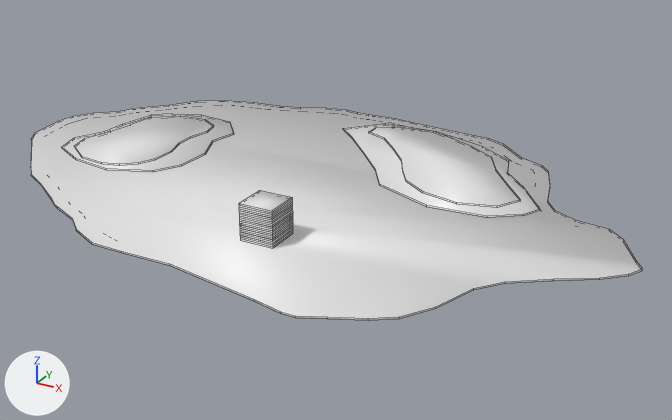
Two versions of the Blender file assets/islands/island1.blend, one commit apart.
Before and after are seen from a camera (50 mm lens) standing at (27.4, -45.7, 21.0) and looking at (2.5, -0.5, -1.7). Lighting does not change. The marker at lower left points along +X, +Y and +Z. Mesh edges are drawn as thin lines.

Objects in the first picture: 'path176'.
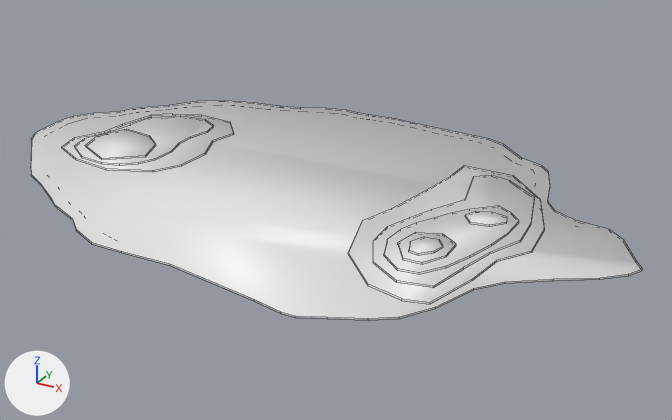
Changed parts and their boxes [x1, y1, x2, y2] in the pictures (672 x 420 px):
part 1 of me_mesh, added
    after: [384, 206, 519, 274]
part 2 of me_mesh, deleted
    before: [239, 190, 293, 248]
part 3 of me_mesh, built on
    before: [343, 123, 540, 218]
    after: [85, 129, 544, 304]

The edits, one by one:
me_mesh is used by ob_path176; location (0.0, 0.0, 0.0).
me_mesh had 600 vertices, 53 faces and spanned x -20.7..20.9, y -15.0..12.7, z -2.1..2.0.
me_mesh now has 561 vertices, 37 faces and spans x -20.7..20.9, y -15.0..12.7, z -2.1..0.5.
me_mesh part 1: a new loose piece of 17 vertices spanning x 8.8..14.0, y -9.1..0.5, z 0.3, in mat_cardboard (white #e7e7e7).
me_mesh part 2: 21 loose pieces with 84 vertices, spanning x 1.8..3.8, y -9.7..-7.7, z 0.0..2.0, are deleted.
Part 3, on me_mesh:
12 vertices are removed from x 0.2..14.3, y 0.4..11.1, z 0.1..0.2.
6 faces are deleted.
20 vertices move from x -2.0..12.1, y -1.0..11.2, z 0.1..0.2 to x 6.3..14.5, y -10.9..5.9, z 0.1..0.2.
40 vertices are added at x -15.5..15.6, y -11.4..5.8, z 0.1..0.5.
10 new faces join them.
